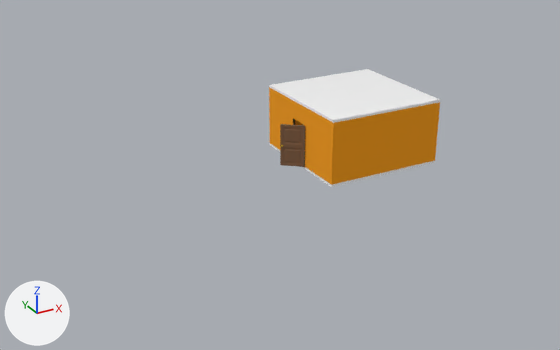
One commit to the glTF model src/Assets/3Dmodels/Room_3.glb: the scene before it, then after it.
Camera for both pictures: a 50 mm lens placed at (-17.21, -20.17, 12.26), pointed at (-4.85, 2.29, 1.03). Arrows for +X, +Y and +Z are at lower left; the lights stay in place. Objects named as collision shapes, trigger or cutter boxes, shadow casters or lower levels of detail are left out. Where no turn or scale is listed for an object, it has been applied to the vertices.

The first picture shows 'Room_3_Door', 'Room_3_Roof', 'Room_3_Walls'.
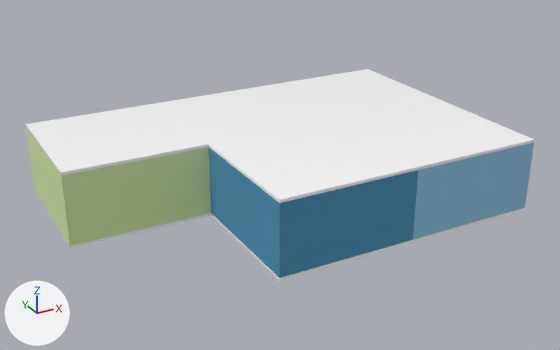
The newer file is also turned or shifted as a whole; pictures and numbers use the older file's frame.

Boxes (x1, y1, x2, y2) around the edits, measured in the pictures (560 x 350 px):
'Room_2_Roof', added
    after: (157, 85, 419, 203)
'Room_2_Walls', added (blue)
    after: (209, 148, 418, 278)
'Room_4_Walls', added (green)
    after: (26, 128, 211, 246)
'Room_4_Roof', added
    after: (25, 103, 209, 175)
'Room_1_Wall', added (blue)
    after: (413, 142, 534, 240)
'Room_1_Roof', added
    after: (334, 100, 534, 170)
'Room_2_Floor', added
    after: (211, 213, 413, 281)
'Room_4_Floor', added
    after: (35, 191, 211, 249)
'Room_1_Floor', added
    after: (413, 208, 525, 242)
'Room_3_Walls', unchanged, covered by the edit
    before: (269, 87, 440, 185)
'Room_3_Door', unchanged, covered by the edit
    before: (280, 124, 305, 167)

Diff of the bpy script that builds the scene:
```diff
--- a/src/Assets/3Dmodels/Room_3.glb.py
+++ b/src/Assets/3Dmodels/Room_3.glb.py
@@ mat_wallsmaterial_001 @@
+mat_wallsmaterial_001 = principled_material('WallsMaterial.001')
+mat_wallsmaterial_001.base_color = (1.0, 1.0, 1.0)  # white #ffffff
+mat_wallsmaterial_001.roughness = 0.0909
@@ me_floor_020 @@
+me_floor_020.from_pydata(...)  # a box spanning x -2.5..2.5, y -2.5..2.5, z -0.05..0.05
+me_floor_020.materials.append(mat_wallsmaterial_001)  # white #ffffff
@@ me_floor_019 @@
+me_floor_019.from_pydata(...)  # 84 vertices, 152 faces; spans x -2.5..2.5, y -0.05..4.95, z -1.25..1.25
+me_floor_019.materials.append(mat_coloredmaterial)  # picture img_imphenziapalette01
@@ me_cube_003 @@
+me_cube_003.from_pydata(...)  # a box spanning x -2.5..2.5, y -2.5..2.5, z -0.05..0.05; a box spanning x -2.5..2.5, y 2.5..7.5, z -0.05..0.05
+me_cube_003.materials.append(mat_wallsmaterial)  # white #ffffff
@@ me_floor_015 @@
+me_floor_015.from_pydata(...)  # 202 vertices, 384 faces; spans x -0.05..4.95, y -7.5..2.5, z -1.25..1.25
+me_floor_015.materials.append(mat_coloredmaterial)  # picture img_imphenziapalette01
@@ me_floor_007 @@
+me_floor_007.from_pydata(...)  # a box spanning x -2.5..2.5, y -2.5..7.5, z -0.05..0.05
+me_floor_007.materials.append(mat_wallsmaterial)  # white #ffffff
@@ me_floor_002 @@
+me_floor_002.from_pydata(...)  # 84 vertices, 152 faces; spans x -2.5..2.5, y -4.95..0.05, z -1.25..1.25
+me_floor_002.materials.append(mat_coloredmaterial)  # picture img_imphenziapalette01
@@ me_floor @@
+me_floor.from_pydata(...)  # a box spanning x -2.5..2.5, y -2.5..2.5, z -0.05..0.05
+me_floor.materials.append(mat_wallsmaterial)  # white #ffffff
@@ ob_room_4_roof @@
+ob_room_4_roof = bpy.data.objects.new('Room_4_Roof', me_cube_004.copy())  # the mesh of ob_room_3_roof
+ob_room_4_roof.location = (-10.0, 5.0, 2.6)
@@ ob_room_4_floor @@
+ob_room_4_floor = bpy.data.objects.new('Room_4_Floor', me_floor_020)
+ob_room_4_floor.location = (-10.0, 5.0, 0.0)
@@ ob_room_4_walls @@
+ob_room_4_walls = bpy.data.objects.new('Room_4_Walls', me_floor_019)
+ob_room_4_walls.location = (-10.0, 2.55, 1.3)
@@ ob_room_2_roof @@
+ob_room_2_roof = bpy.data.objects.new('Room_2_Roof', me_cube_003)
+ob_room_2_roof.location = (-5.0, 0.0, 2.6)
@@ ob_room_2_walls @@
+ob_room_2_walls = bpy.data.objects.new('Room_2_Walls', me_floor_015)
+ob_room_2_walls.location = (-7.45, 5.0, 1.3)
@@ ob_room_2_floor @@
+ob_room_2_floor = bpy.data.objects.new('Room_2_Floor', me_floor_007)
+ob_room_2_floor.location = (-5.0, 0.0, 0.0)
@@ ob_room_1_roof @@
+ob_room_1_roof = bpy.data.objects.new('Room_1_Roof', me_cube_004.copy())  # the mesh of ob_room_3_roof
+ob_room_1_roof.location = (0.0, 0.0, 2.6)
@@ ob_room_1_wall @@
+ob_room_1_wall = bpy.data.objects.new('Room_1_Wall', me_floor_002)
+ob_room_1_wall.location = (0.0, 2.45, 1.3)
@@ ob_room_1_floor @@
+ob_room_1_floor = bpy.data.objects.new('Room_1_Floor', me_floor)
+ob_room_1_floor.location = (0.0, 0.0, 0.0)
```
